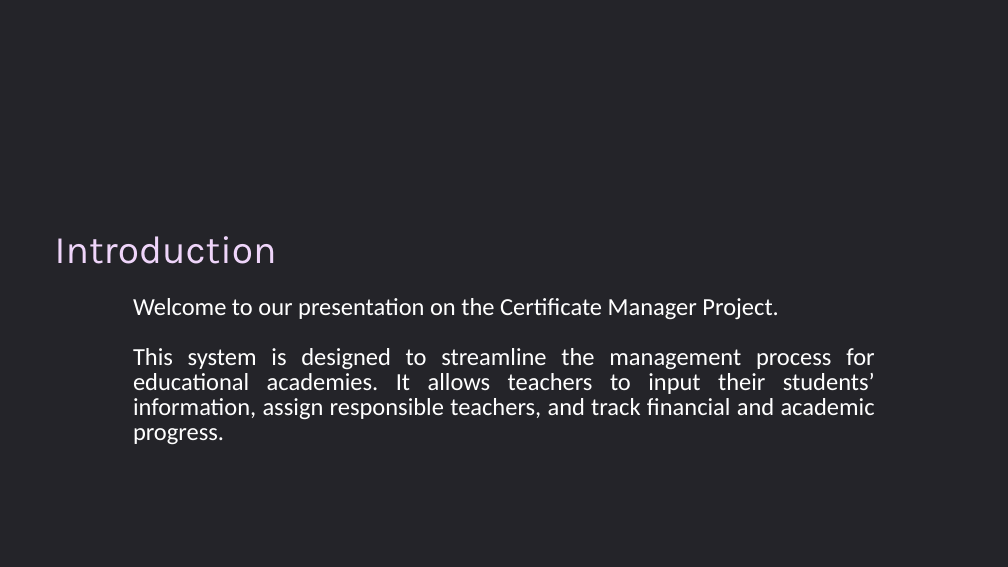
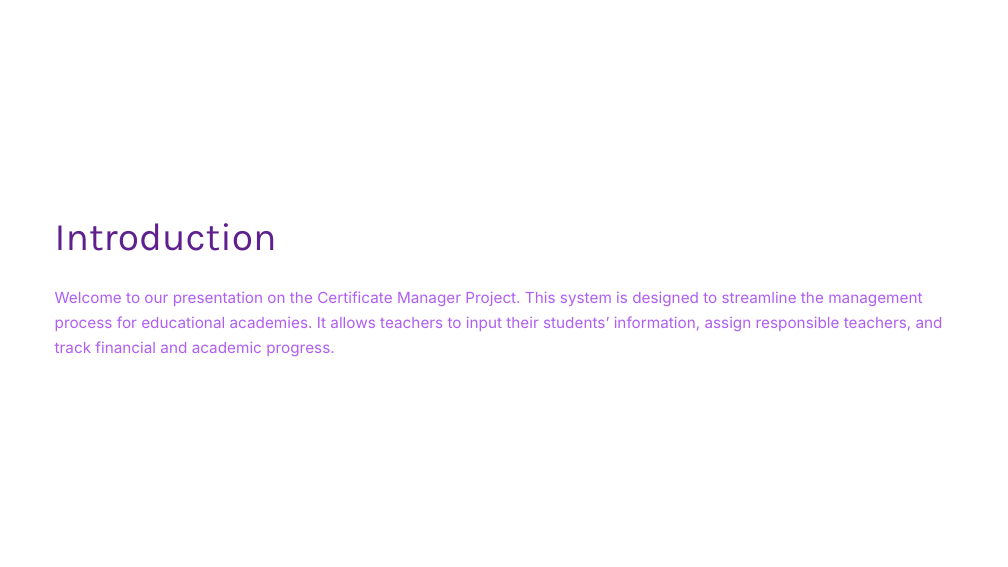
Before and after one commit to Zughayyar/JavaProject-Certificate-Manager, a slide deck: slide 2 of Presentation/Certificate-Manager-Project.pptx. Drawn at 1008x567 pixels with LibreOffice and Linux fonts; fonts in the diff are those of the drawing; background and template pictures are left out. Boxes give left, top, right and bottom in pixels: in the first picture for what was removed or moved away, otherwise in the second. Text is boxed around its words. In the diff, an @@ line names an element or a change of style, - is before the commit and + after.

```diff
--- a/Presentation/Certificate-Manager-Project.pptx
+++ b/Presentation/Certificate-Manager-Project.pptx
@@ rectangle at [0,0,1008,567]: fill #242429 to #FFFFFF @@
@@ text "Introduction": place and size @@
-text "Introduction" at [55,236,277,264]
+text "Introduction" at [55,223,277,251]
@@ text "Introduction" at [55,223,277,251]: text colour #EFD5FA to #5E208E @@
@@ text at [55,291,943,357]: text changed; size 28 to 17.5 pt; font Calibri to Inter; text colour #FFFFFF to #B05EF1 @@
-Welcome to our presentation on the Certificate Manager Project.
-This system is designed to streamline the management process for educational academies. It allows teachers to input their students’ information, assign responsible teachers, and track financial and academic progress.
+Welcome to our presentation on the Certificate Manager Project. This system is designed to streamline the management process for educational academies. It allows teachers to input their students’ information, assign responsible teachers, and track financial and academic progress.
@@ rectangle added at [874,519,1008,567], fill #FFFFFF, outline #FFFFFF 1 pt @@
```
Also in this commit, not shown: 5 other slides changed, 4 slides added, 4 slides removed, 1 other file.
